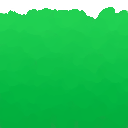
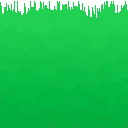
Two versions of the same layered image (128 × 128). Layer-by-layer changes:
painted on "Background" over bbox(0, 1, 128, 126)
